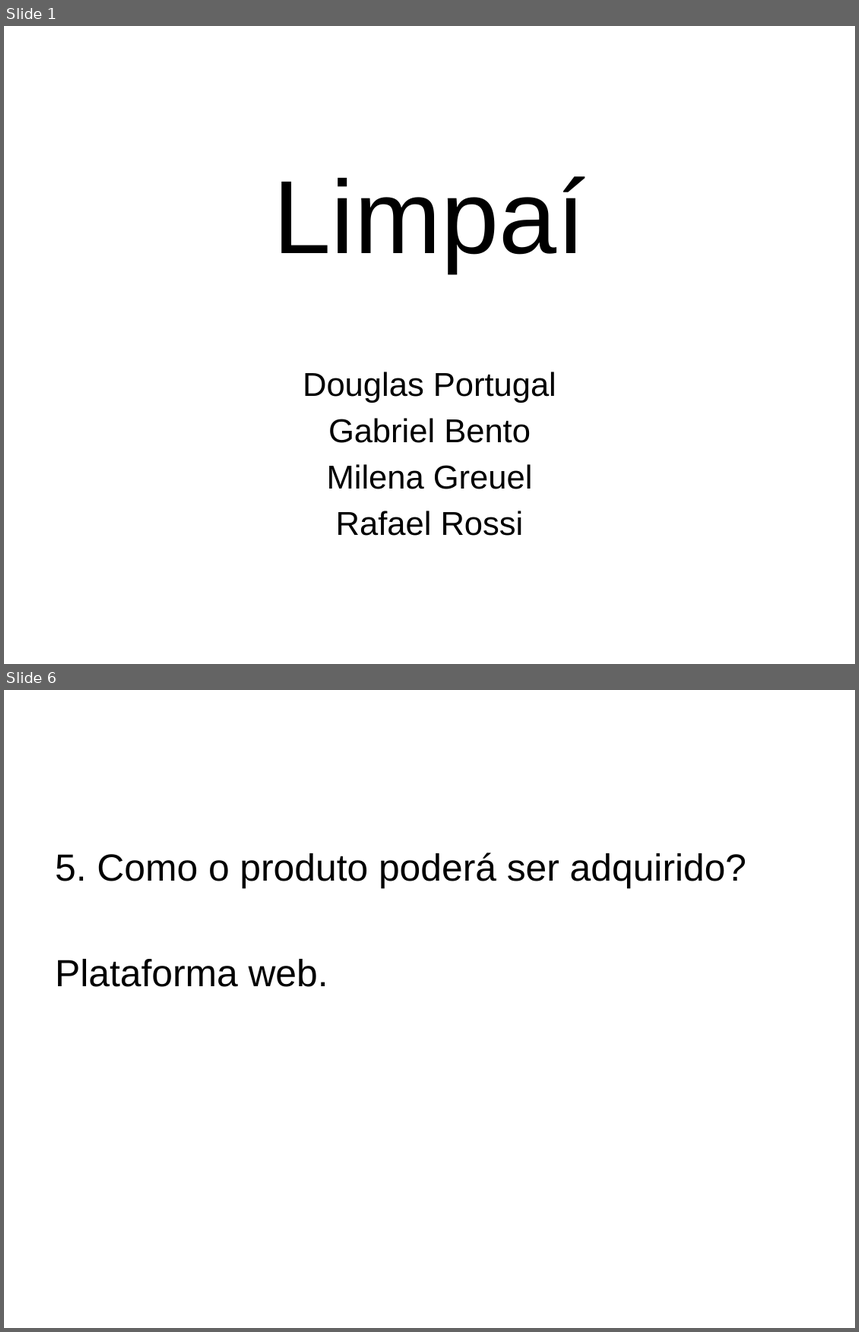
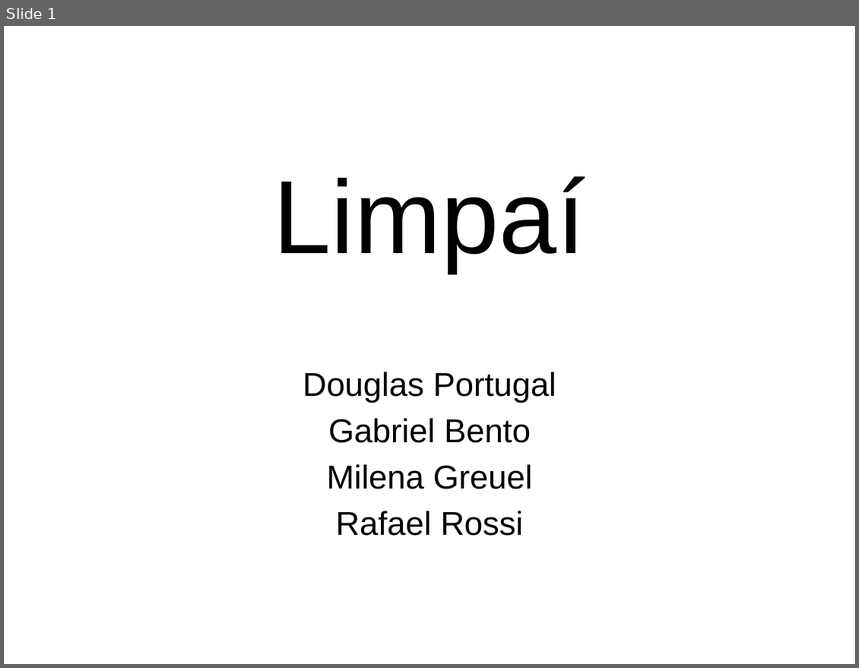
Before and after one commit to douglas-oliveira/Limpai, a slide deck: Docs/Projeto de software apresentação.pptx. Shown one above the other, each under a label of ours: slides 1 and 6 before the commit, slide 1 after it; the slides between them are not shown. The pictures are 859x1332 and 859x668 pixels, drawn with LibreOffice and Linux fonts; fonts in the diff are those of the drawing; background and template pictures are left out. Boxes give left, top, right and bottom in pixels: in the first picture for what was removed or moved away, otherwise in the second. Text is boxed around its words. In the diff, an @@ line names an element or a change of style, - is before the commit and + after.

```diff
--- a/Docs/Projeto de software apresentação.pptx
+++ b/Docs/Projeto de software apresentação.pptx
@@ slide 6 removed at bbox=[4, 690, 855, 1328], background picture (left out) @@
@@ text removed at bbox=[55, 853, 747, 987] @@
-5. Como o produto poderá ser adquirido?
-Plataforma web.
```
Also in this commit, not shown: 3 slides changed, 2 slides added, 9 other slides removed.
